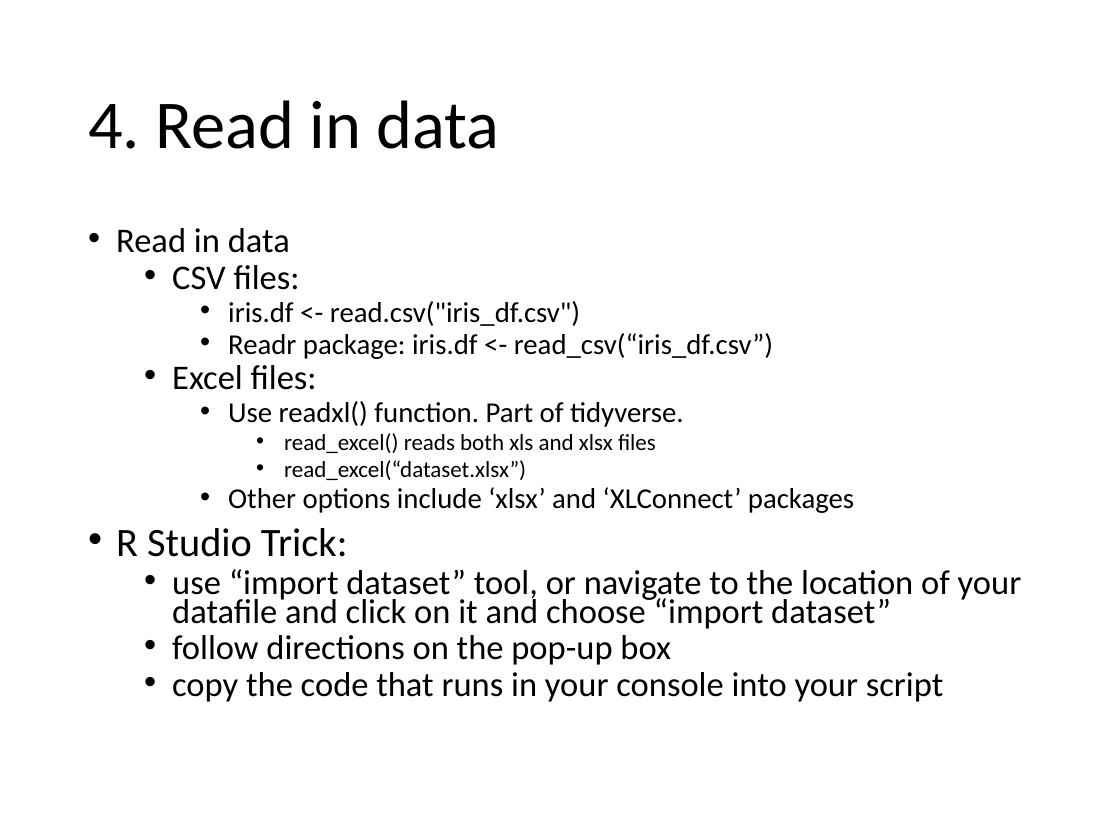
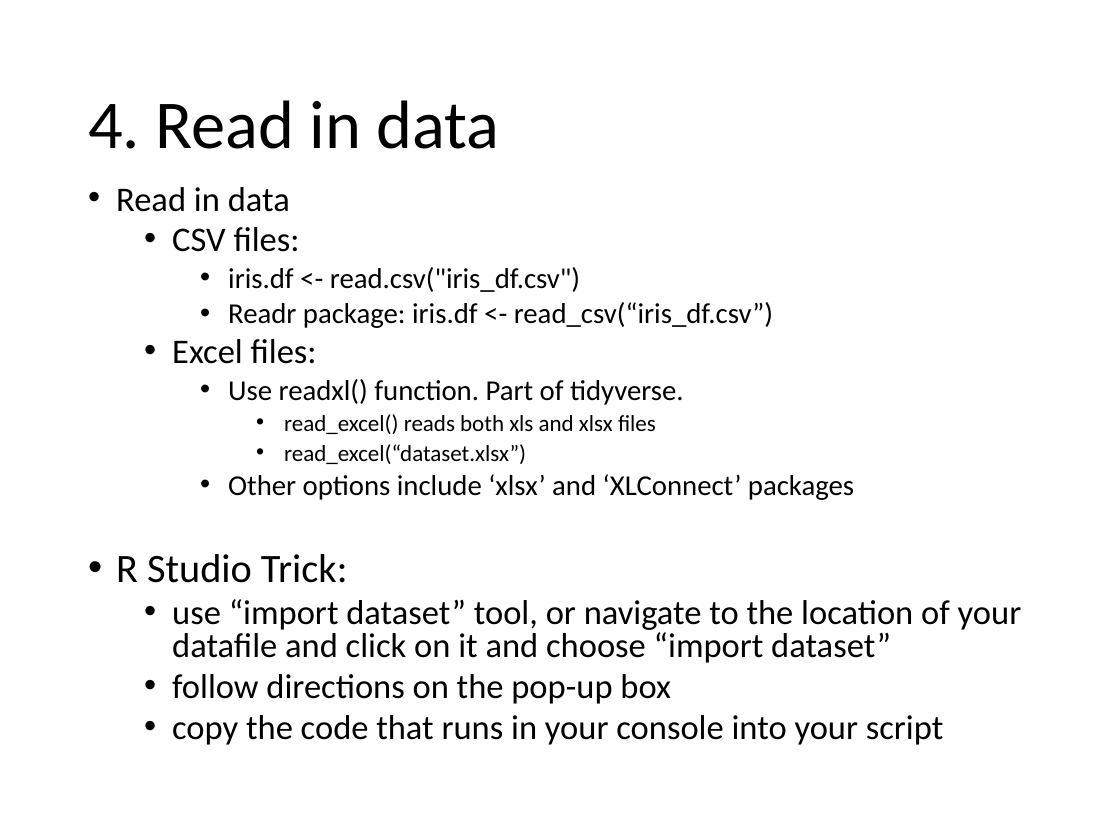
Before and after one commit to EEOB590A-Fall-2019/Course-Materials, a slide deck: slide 14 of 1. Intro to R/3. R-Intro_part2.pptx. Drawn at 1120x840 pixels with LibreOffice and Linux fonts; fonts in the diff are those of the drawing. Boxes give left, top, right and bottom in pixels: in the first picture for what was removed or moved away, otherwise in the second. Text is boxed around its words. In the diff, an @@ line names an element or a change of style, - is before the commit and + after.

```diff
--- a/1. Intro to R/3. R-Intro_part2.pptx
+++ b/1. Intro to R/3. R-Intro_part2.pptx
@@ text "Read in data": place and size @@
-text "Read in data" at <box>116,228,1022,702</box>
+text "Read in data" at <box>116,187,1022,745</box>
@@ text "Read in data" at <box>116,187,1022,745</box>: line spacing 0.7 to 0.8 @@
```
Also in this commit, not shown: 3 other slides changed, 1 other file.
